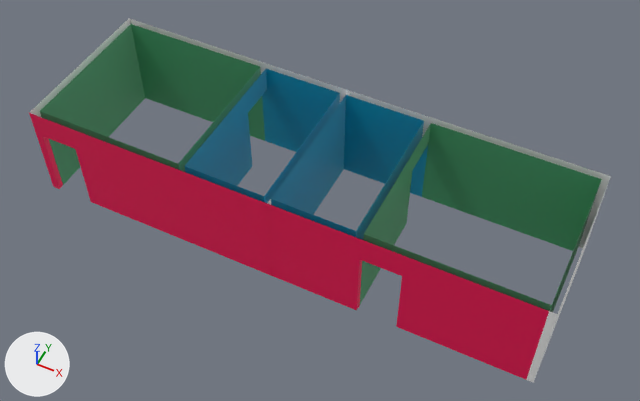
Before and after pictures for a commit that changed the FBX model Assets/Models/Mansion/NewMansion/Fbx/Paredes/Piso 1/Pared 6.fbx.
Before and after are seen from a 50 mm lens placed at (11.26, -8.07, 19.59), pointed at (3.89, 6.68, 1.16). Lighting does not change. The marker at lower left points along +X, +Y and +Z. Where no turn or scale is listed for an object, it has been applied to the vertices.

The first picture shows 'Pared_6'.
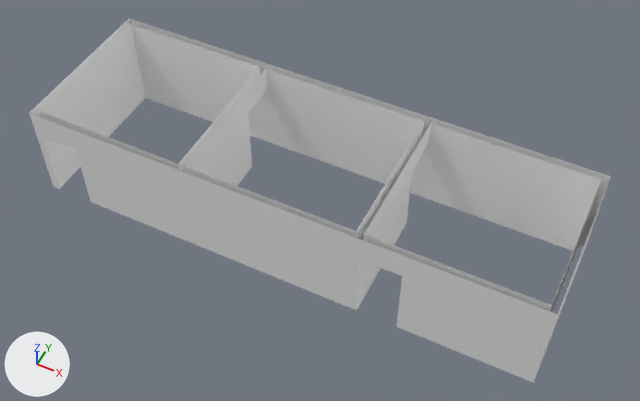
The edits, one by one:
me_mesh is used by ob_pared_6; location (3.48, 6.91, 1.5).
me_mesh had 150 vertices, 104 faces and spanned x -7.45..7.45, y -2.38..2.38, z -1.5..1.5.
me_mesh now has 135 vertices, 90 faces and spans x -7.45..7.45, y -2.38..2.38, z -1.5..1.5.
Part 1, on me_mesh:
24 vertices are removed from x -0.17..0.02, y -2.38..2.17, z -1.5..1.5.
29 faces are deleted.
9 vertices are added at x -2.54..0.0, y -2.38..2.17, z -1.5..1.5.
15 new faces join them.
me_mesh part 2: 20 faces spanning x -7.23..7.26, y -2.2..2.17, z -1.5..1.5 switch from mat_pared_habitacion (green #4ba170) to mat_pared_exterior (white #ffffff).
me_mesh part 3: 20 faces spanning x -7.45..7.26, y -2.38..-2.2, z -1.5..1.5 switch from mat_alfombra (pink #ff005b) to mat_pared_exterior (white #ffffff).
me_mesh part 4: 7 faces spanning x -2.73..2.58, y -2.2..2.17, z -1.5..1.5 switch from mat_bano_1 (cyan #0097bc) to mat_pared_exterior (white #ffffff).

What differs and where, as boxes [x1, y1, x2, y2] in the pictures (640 x 401 px):
part 1 of me_mesh, cut back
    both: [184, 69, 424, 308]
part 2 of me_mesh, recoloured (green to white)
    both: [40, 24, 602, 312]
part 3 of me_mesh, recoloured (pink to white)
    both: [29, 113, 549, 379]
part 4 of me_mesh, recoloured (cyan to white)
    both: [356, 122, 428, 240]
